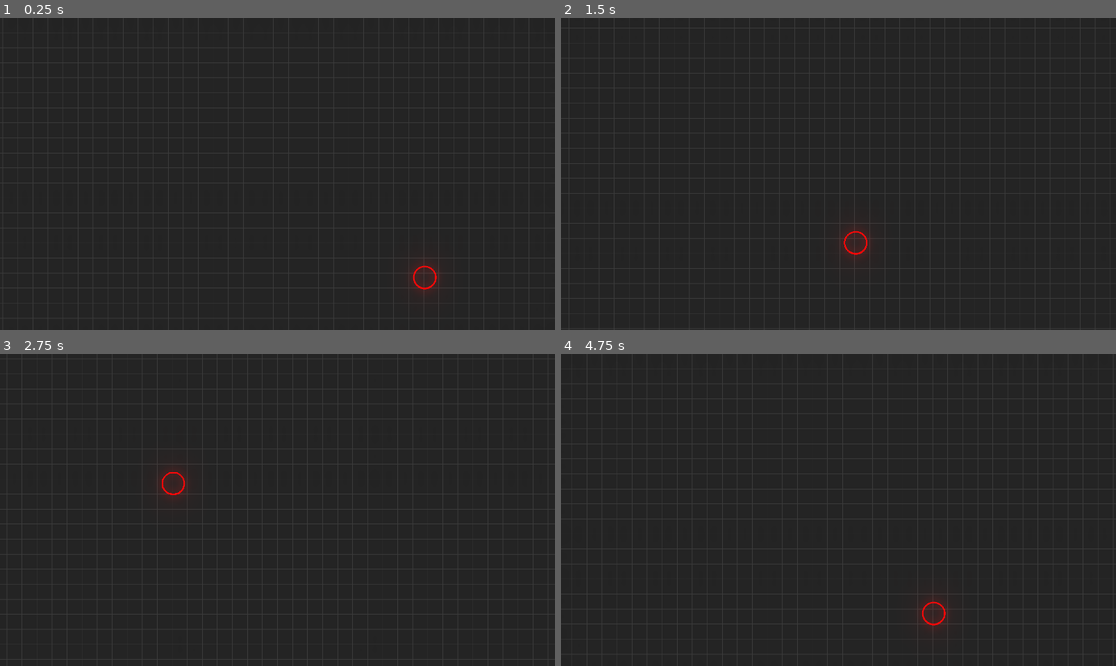
Above: before the commit, frames 1-4 (two rows, left to right).
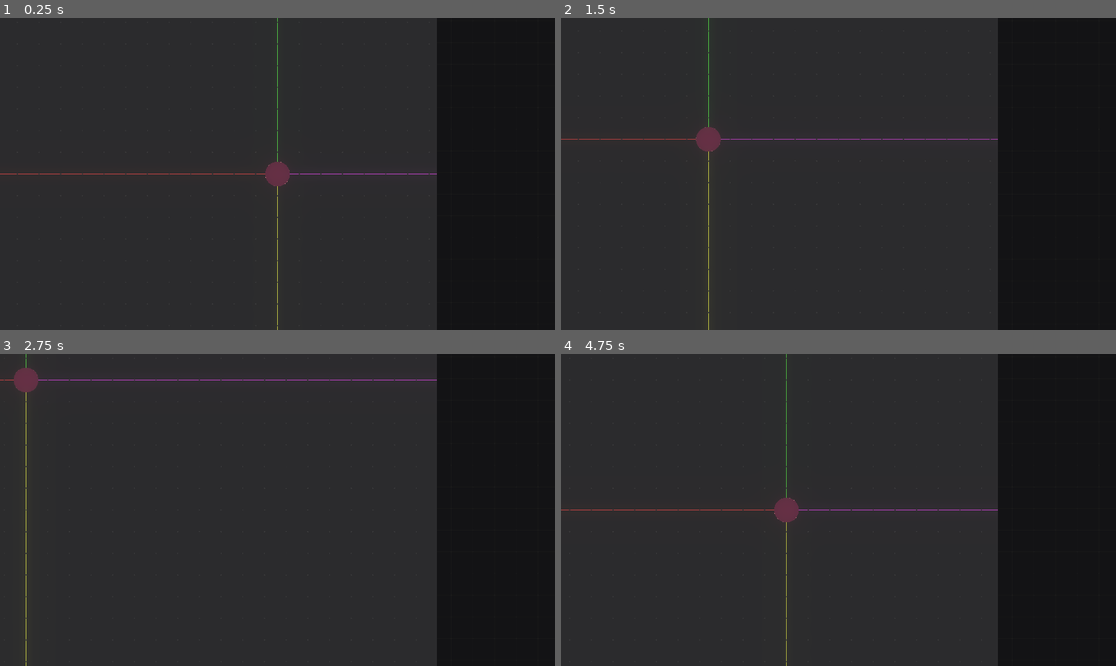
Above: after the commit, the same moments.

Repository: Quantiset/ProgrammingGame
Game: Godot game, scene res://Scenes/Main.tscn
The game is run twice, just before and just after one commit, with the same random seed, the same clock (stepped at 60 frames per second) and the same inputs. The engine's default icon, where the game draws it, is replaced by a stand-in: a white triangle on a blue panel in a dark square.
Inputs (mouse positions are in pixels of both pictures, inside the frame that each line leads up to):
- Up to frame 1 (0.25 s): no input
- Up to frame 2 (1.5 s): tap Enter at 0.5 s; move the mouse to (960, 158) at 0.52 s; hold Right (ui_right) 0.53-1.28 s; click (960, 158) at 0.67 s; move the mouse to (727, 189) at 1.27 s; hold Down (ui_down) from 1.28 s (still down); click (727, 189) at 1.42 s
- Up to frame 3 (2.75 s): move the mouse to (333, 441) at 2.02 s; release Down (ui_down) at 2.03 s; hold Right (ui_right) from 2.03 s (still down); click (333, 441) at 2.17 s
- Up to frame 4 (4.75 s): move the mouse to (810, 572) at 2.77 s; release Right (ui_right) at 2.78 s; hold Up (ui_up) 2.78-3.53 s; click (810, 572) at 2.92 s; move the mouse to (1005, 556) at 3.52 s; hold Left (ui_left) from 3.53 s (still down); click (1005, 556) at 3.67 s; move the mouse to (672, 463) at 4.27 s; click (672, 463) at 4.42 s

The runs differ from the first frame. In frame 1, 2.8% of the frame differs, in the area x 0-100%, y 0-100%; in frame 2, 2.8%; in frame 3, 2.8%; in frame 4, 2.9%.
Error after the commit: Invalid get index 'position' (on base: 'InputEventKey'). (res://Scripts/Main.gd:13)

Commit message:
Slideable Windows

Diff:
--- a/Scenes/Ball.tscn
+++ b/Scenes/Ball.tscn
@@ -1,15 +1,54 @@
-[gd_scene load_steps=3 format=2]
+[gd_scene load_steps=6 format=2]
 
-[ext_resource path="res://Assets/Ball.png" type="Texture" id=1]
+[ext_resource path="res://Assets/ring_shape.png" type="Texture" id=1]
+[ext_resource path="res://Scripts/Ball.gd" type="Script" id=2]
 
 [sub_resource type="CircleShape2D" id=1]
 radius = 42.19
 
+[sub_resource type="Shader" id=4]
+code = "shader_type canvas_item;
+
+uniform vec4 line_color : hint_color = vec4(1);
+uniform float line_thickness : hint_range(0, 10) = 1.0;
+
+uniform vec4 obj_color: hint_color = vec4(1.);
+
+void fragment() {
+	vec2 size = TEXTURE_PIXEL_SIZE * line_thickness;
+
+	float outline = texture(TEXTURE, UV + vec2(-size.x, 0)).a;
+	outline += texture(TEXTURE, UV + vec2(0, size.y)).a;
+	outline += texture(TEXTURE, UV + vec2(size.x, 0)).a;
+	outline += texture(TEXTURE, UV + vec2(0, -size.y)).a;
+	outline += texture(TEXTURE, UV + vec2(-size.x, size.y)).a;
+	outline += texture(TEXTURE, UV + vec2(size.x, size.y)).a;
+	outline += texture(TEXTURE, UV + vec2(-size.x, -size.y)).a;
+	outline += texture(TEXTURE, UV + vec2(size.x, -size.y)).a;
+	outline = min(outline, 1.0);
+
+	vec4 color = vec4(obj_color.rgb, texture(TEXTURE, UV).a);
+	COLOR = mix(color, line_color, outline - color.a);
+}"
+
+[sub_resource type="ShaderMaterial" id=5]
+shader = SubResource( 4 )
+shader_param/line_color = Color( 0.960784, 0.631373, 0.631373, 1 )
+shader_param/line_thickness = 0.0
+shader_param/obj_color = Color( 0.305882, 0.14902, 0.211765, 1 )
+
 [node name="Ball" type="KinematicBody2D"]
+collision_layer = 3
+input_pickable = true
+script = ExtResource( 2 )
+
+[node name="CollisionShape2D" type="CollisionShape2D" parent="."]
+shape = SubResource( 1 )
 
 [node name="Sprite" type="Sprite" parent="."]
+material = SubResource( 5 )
+scale = Vector2( 0.17, 0.17 )
 texture = ExtResource( 1 )
 
-[node name="CollisionShape2D" type="CollisionShape2D" parent="."]
-visible = false
-shape = SubResource( 1 )
+[connection signal="mouse_entered" from="." to="." method="_on_Ball_mouse_entered"]
+[connection signal="mouse_exited" from="." to="." method="_on_Ball_mouse_exited"]
--- /dev/null
+++ b/Scenes/CodePicker.tscn
@@ -0,0 +1,26 @@
+[gd_scene load_steps=3 format=2]
+
+[ext_resource path="res://Assets/Tile.png" type="Texture" id=1]
+[ext_resource path="res://Scripts/CodePicker.gd" type="Script" id=2]
+
+[node name="CodePicker" type="Control"]
+script = ExtResource( 2 )
+
+[node name="ColorRect" type="ColorRect" parent="."]
+margin_left = -2368.0
+margin_top = -1837.0
+margin_right = 4520.0
+margin_bottom = 3242.0
+mouse_filter = 1
+color = Color( 0.0784314, 0.0784314, 0.0862745, 1 )
+
+[node name="TextureRect" type="TextureRect" parent="."]
+modulate = Color( 0.117647, 0.117647, 0.117647, 1 )
+margin_left = -2051.0
+margin_top = -1490.0
+margin_right = 4167.0
+margin_bottom = 2805.0
+texture = ExtResource( 1 )
+stretch_mode = 2
+
+[node name="Camera2D" type="Camera2D" parent="."]
--- a/Scenes/Main.tscn
+++ b/Scenes/Main.tscn
@@ -1,113 +1,13 @@
 [gd_scene load_steps=8 format=2]
 
 [ext_resource path="res://Scripts/Main.gd" type="Script" id=1]
-[ext_resource path="res://Assets/Tile.png" type="Texture" id=2]
-[ext_resource path="res://icon.png" type="Texture" id=3]
+[ext_resource path="res://Assets/TilePlus.png" type="Texture" id=2]
+[ext_resource path="res://Scenes/VSplitContainer.gd" type="Script" id=3]
 [ext_resource path="res://Scenes/Ball.tscn" type="PackedScene" id=4]
+[ext_resource path="res://Scenes/CodePicker.tscn" type="PackedScene" id=5]
 
-[sub_resource type="Shader" id=1]
-code = "/*
-Godot 3 2D CRT Shader.
-A 2D shader for Godot 3 simulating a CRT..
-Author: hiulit
-Repository: https://github.com/hiulit/Godot-3-2D-CRT-Shader
-Issues: https://github.com/hiulit/Godot-3-2D-CRT-Shader/issues
-License: MIT https://github.com/hiulit/Godot-3-2D-CRT-Shader/blob/master/LICENSE
-*/
-
-shader_type canvas_item;
-
-const float PI = 3.14159265359;
-
-uniform vec2 screen_size = vec2(320.0, 180.0);
-uniform bool show_curvature = true;
-uniform float curvature_x_amount : hint_range(3.0, 15.0, 0.01) = float(6.0);
-uniform float curvature_y_amount : hint_range(3.0, 15.0, 0.01) = float(4.0);
-uniform vec4 corner_color : hint_color = vec4(0.0, 0.0, 0.0, 1.0);
-uniform bool show_vignette = true;
-uniform float vignette_opacity : hint_range(0.0, 1.0, 0.01) = 0.2;
-uniform bool show_horizontal_scan_lines = true;
-uniform float horizontal_scan_lines_amount : hint_range(0.0, 180.0, 0.1) = 180.0;
-uniform float horizontal_scan_lines_opacity : hint_range(0.0, 1.0, 0.01) = 1.0;
-uniform bool show_vertical_scan_lines = false;
-uniform float vertical_scan_lines_amount : hint_range(0.0, 320.0, 0.1) = 320.0;
-uniform float vertical_scan_lines_opacity : hint_range(0.0, 1.0, 0.01) = 1.0;
-uniform float boost : hint_range(1.0, 2.0, 0.01) = 1.2;
-uniform float aberration_amount : hint_range(0.0, 10.0, 0.01) = 0.0;
-
-vec2 uv_curve(vec2 uv) {
-	if (show_curvature) {
-		uv = uv * 2.0 - 1.0;
-		vec2 offset = abs(uv.yx) / vec2(curvature_x_amount, curvature_y_amount);
-		uv = uv + uv * offset * offset;
-		uv = uv * 0.5 + 0.5;
-	}
-
-	return uv;
-}
-
-
-void fragment() {
-	vec2 uv = uv_curve(UV);
-	vec2 screen_uv = uv_curve(SCREEN_UV);
-	vec3 color = texture(SCREEN_TEXTURE, screen_uv).rgb;
-
-	if (aberration_amount > 0.0) {
-		float adjusted_amount = aberration_amount / screen_size.x;
-		color.r = texture(SCREEN_TEXTURE, vec2(screen_uv.x + adjusted_amount, screen_uv.y)).r;
-		color.g = texture(SCREEN_TEXTURE, screen_uv).g;
-		color.b = texture(SCREEN_TEXTURE, vec2(screen_uv.x - adjusted_amount, screen_uv.y)).b;
-	}
-
-	if (show_vignette) {
-		float vignette = uv.x * uv.y * (1.0 - uv.x) * (1.0 - uv.y);
-		vignette = clamp(pow((screen_size.x / 4.0) * vignette, vignette_opacity), 0.0, 1.0);
-		color *= vignette;
-	}
-
-	if (show_horizontal_scan_lines) {
-		float s = sin(screen_uv.y * horizontal_scan_lines_amount * PI * 2.0);
-		s = (s * 0.5 + 0.5) * 0.9 + 0.1;
-		vec4 scan_line = vec4(vec3(pow(s, horizontal_scan_lines_opacity)), 1.0);
-		color *= scan_line.rgb;
-	}
-
-	if (show_vertical_scan_lines) {
-		float s = sin(screen_uv.x * vertical_scan_lines_amount * PI * 2.0);
-		s = (s * 0.5 + 0.5) * 0.9 + 0.1;
-		vec4 scan_line = vec4(vec3(pow(s, vertical_scan_lines_opacity)), 1.0);
-		color *= scan_line.rgb;
-	}
-
-	if (show_horizontal_scan_lines || show_vertical_scan_lines) {
-		color *= boost;
-	}
-
-	// Fill the blank space of the corners, left by the curvature, with black.
-	if (uv.x < 0.0 || uv.x > 1.0 || uv.y < 0.0 || uv.y > 1.0) {
-		color = corner_color.rgb;
-	}
-
-	COLOR = vec4(color, 1.0);
-}"
-
-[sub_resource type="ShaderMaterial" id=2]
-shader = SubResource( 1 )
-shader_param/screen_size = Vector2( 1920, 1080 )
-shader_param/show_curvature = true
-shader_param/curvature_x_amount = 6.0
-shader_param/curvature_y_amount = 4.0
-shader_param/corner_color = Color( 0, 0, 0, 1 )
-shader_param/show_vignette = false
-shader_param/vignette_opacity = 0.19
-shader_param/show_horizontal_scan_lines = true
-shader_param/horizontal_scan_lines_amount = 180.0
-shader_param/horizontal_scan_lines_opacity = 1.0
-shader_param/show_vertical_scan_lines = false
-shader_param/vertical_scan_lines_amount = 320.0
-shader_param/vertical_scan_lines_opacity = 1.0
-shader_param/boost = 1.2
-shader_param/aberration_amount = 0.0
+[sub_resource type="StyleBoxTexture" id=4]
+modulate_color = Color( 0, 0, 0, 1 )
 
 [sub_resource type="Environment" id=3]
 background_mode = 4
@@ -119,29 +19,63 @@
 [node name="Main" type="Node2D"]
 script = ExtResource( 1 )
 
-[node name="CanvasLayer" type="CanvasLayer" parent="."]
-
-[node name="Sprite" type="Sprite" parent="CanvasLayer"]
-visible = false
-material = SubResource( 2 )
-scale = Vector2( 29.9844, 16.8906 )
-texture = ExtResource( 3 )
-centered = false
-__meta__ = {
-"_edit_lock_": true
-}
-
 [node name="Tiling" type="TextureRect" parent="."]
 modulate = Color( 0.203922, 0.203922, 0.203922, 1 )
-margin_left = -4694.0
-margin_top = -3297.0
-margin_right = 6863.0
-margin_bottom = 4778.0
+margin_left = -4725.0
+margin_top = -3300.0
+margin_right = 6832.0
+margin_bottom = 4775.0
+mouse_filter = 2
 texture = ExtResource( 2 )
 stretch_mode = 2
 __meta__ = {
 "_edit_lock_": true
 }
+
+[node name="CanvasLayer" type="CanvasLayer" parent="."]
+
+[node name="HSplitContainer" type="HSplitContainer" parent="CanvasLayer"]
+margin_right = 1920.0
+margin_bottom = 1080.0
+mouse_filter = 1
+split_offset = 1500
+
+[node name="VSplitContainer" type="VSplitContainer" parent="CanvasLayer/HSplitContainer"]
+margin_right = 1500.0
+margin_bottom = 1080.0
+mouse_filter = 1
+split_offset = 900
+script = ExtResource( 3 )
+
+[node name="Control" type="Control" parent="CanvasLayer/HSplitContainer/VSplitContainer"]
+margin_right = 1500.0
+margin_bottom = 900.0
+mouse_filter = 1
+
+[node name="TextEdit" type="TextEdit" parent="CanvasLayer/HSplitContainer/VSplitContainer"]
+margin_top = 912.0
+margin_right = 1500.0
+margin_bottom = 1080.0
+mouse_filter = 1
+custom_styles/normal = SubResource( 4 )
+
+[node name="MarginContainer" type="MarginContainer" parent="CanvasLayer/HSplitContainer"]
+margin_left = 1512.0
+margin_right = 1920.0
+margin_bottom = 1080.0
+rect_clip_content = true
+mouse_filter = 2
+
+[node name="CodePicker" parent="CanvasLayer/HSplitContainer/MarginContainer" instance=ExtResource( 5 )]
+margin_right = 408.0
+margin_bottom = 1080.0
+mouse_filter = 2
+
+[node name="ColorRect" parent="CanvasLayer/HSplitContainer/MarginContainer/CodePicker" index="0"]
+mouse_filter = 2
+
+[node name="TextureRect" parent="CanvasLayer/HSplitContainer/MarginContainer/CodePicker" index="1"]
+mouse_filter = 2
 
 [node name="Camera2D" type="Camera2D" parent="."]
 current = true
@@ -150,5 +84,35 @@
 environment = SubResource( 3 )
 
 [node name="Ball" parent="." instance=ExtResource( 4 )]
-modulate = Color( 1, 0.00784314, 0.00784314, 1 )
-position = Vector2( 509, 359 )
+color = Color( 0.305882, 0.14902, 0.211765, 1 )
+edge_color = Color( 0.960784, 0.631373, 0.631373, 1 )
+
+[node name="LineN" type="Line2D" parent="."]
+modulate = Color( 1, 1, 1, 0.611765 )
+z_index = -6
+points = PoolVector2Array( 0, 0, 0, -10000 )
+width = 2.0
+default_color = Color( 0.34902, 1, 0.27451, 1 )
+
+[node name="LineE" type="Line2D" parent="."]
+modulate = Color( 1, 1, 1, 0.611765 )
+z_index = -6
+points = PoolVector2Array( 0, 0, 10000, 0 )
+width = 2.0
+default_color = Color( 0.976471, 0.27451, 1, 1 )
+
+[node name="LineS" type="Line2D" parent="."]
+modulate = Color( 1, 1, 1, 0.611765 )
+z_index = -6
+points = PoolVector2Array( 0, 0, 0, 10000 )
+width = 2.0
+default_color = Color( 0.976471, 1, 0.27451, 1 )
+
+[node name="LineW" type="Line2D" parent="."]
+modulate = Color( 1, 1, 1, 0.611765 )
+z_index = -6
+points = PoolVector2Array( 0, 0, -10000, 0 )
+width = 2.0
+default_color = Color( 1, 0.27451, 0.27451, 1 )
+
+[editable path="CanvasLayer/HSplitContainer/MarginContainer/CodePicker"]
--- /dev/null
+++ b/Scenes/VSplitContainer.gd
@@ -0,0 +1,5 @@
+extends VSplitContainer
+
+
+func _input(event):
+	print(event)
--- /dev/null
+++ b/Scripts/Ball.gd
@@ -0,0 +1,24 @@
+extends KinematicBody2D
+tool
+
+export (Color) var color = Color(1,1,1) setget set_color
+export (Color) var edge_color = Color(1,1,1) setget set_edge_color
+
+var is_mouse_hovered := false
+
+func set_color(val: Color):
+	$Sprite.material.set_shader_param("obj_color", val)
+	color = val
+
+func set_edge_color(val: Color):
+	$Sprite.material.set_shader_param("line_color", val)
+	edge_color = val
+
+
+func _on_Ball_mouse_entered():
+	is_mouse_hovered = true
+	$Sprite.material.set_shader_param("line_thickness", 8)
+
+func _on_Ball_mouse_exited():
+	is_mouse_hovered = false
+	$Sprite.material.set_shader_param("line_thickness", 0)
--- /dev/null
+++ b/Scripts/CodePicker.gd
@@ -0,0 +1,21 @@
+extends Control
+
+const MAX_ZOOM = 2
+const ZOOM_MULTIPLICITY = 0.8
+
+var is_mouse_held := false
+
+func _input(event):
+
+	if event is InputEventMouseButton:
+		match event.button_index:
+			BUTTON_WHEEL_UP:
+				$Camera2D.zoom *= ZOOM_MULTIPLICITY
+			BUTTON_WHEEL_DOWN:
+				$Camera2D.zoom /= ZOOM_MULTIPLICITY
+			BUTTON_LEFT:
+				is_mouse_held = event.is_pressed()
+
+	if event is InputEventMouseMotion:
+		if is_mouse_held:
+			rect_position += event.relative
--- a/Scripts/Main.gd
+++ b/Scripts/Main.gd
@@ -6,7 +6,12 @@
 const MAX_ZOOM = 2
 const MIN_ZOOM = 1
 
+var is_mouse_held := false
+
 func _input(event):
+
+	if event.position.x > $CanvasLayer/HSplitContainer/MarginContainer.get_global_rect().position.x:
+		return
 
 	if event is InputEventMouseButton:
 		match event.button_index:
@@ -14,6 +19,12 @@
 				$Camera2D.zoom *= ZOOM_MULTIPLICITY
 			BUTTON_WHEEL_DOWN:
 				$Camera2D.zoom /= ZOOM_MULTIPLICITY
+			BUTTON_LEFT:
+				is_mouse_held = event.is_pressed()
+
+	if event is InputEventMouseMotion:
+		if is_mouse_held:
+			$Camera2D.position -= event.relative * $Camera2D.zoom
 
 	$Camera2D.zoom = $Camera2D.zoom.clamped(MAX_ZOOM)
 
@@ -29,3 +40,9 @@
 
 	if Input.is_action_just_pressed("ui_cancel"):
 		get_tree().quit()
+
+
+
+
+func _on_HSplitContainer_unhandled_input(event):
+	_unhandled_input(event)
--- a/project.godot
+++ b/project.godot
@@ -50,5 +50,5 @@
 
 [rendering]
 
-environment/default_clear_color=Color( 0.113725, 0.113725, 0.113725, 1 )
+environment/default_clear_color=Color( 0.137255, 0.137255, 0.141176, 1 )
 environment/default_environment="res://default_env.tres"
Binary file removed: Assets/Ball.png
Binary file added: Assets/Node.png
Not shown, added: Assets/Node.png.import
Binary file changed: Assets/Tile.png
Binary file added: Assets/TilePlus.png
Not shown, changed: Assets/TilePlus.png.import
Binary file added: Assets/ring_shape.png
Not shown, added: Assets/ring_shape.png.import
